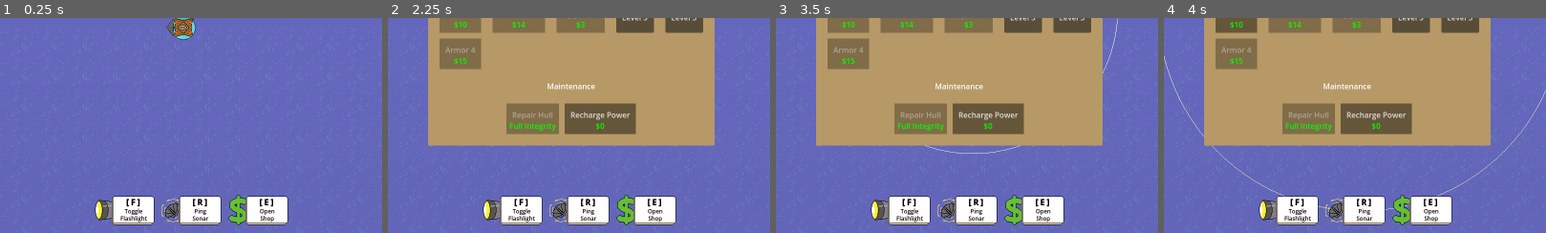
Above: before the commit, frames 1-4 (left to right).
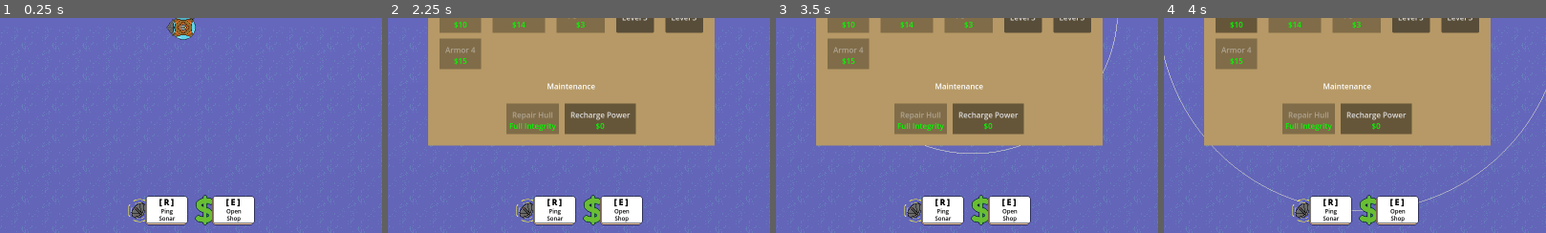
Above: after the commit, the same moments.

Repository: deruitda/ludum-dare-57
Game: Godot game, scene res://scenes/main.tscn
The game is run twice, just before and just after one commit, with the same random seed, the same clock (stepped at 60 frames per second) and the same inputs. Sound files missing from this copy of the repository are replaced by a short silence.
Inputs (mouse positions are % of the whole screen's width and height, from its top left):
- Up to frame 1 (0.25 s): no input
- Up to frame 2 (2.25 s): click (42, 92) at 0.5 s, where only the run before the commit has a clickable "Toggle Flashlight"; click "Ping Sonar" at 1.25 s; click "Open Shop" at 2 s
- Up to frame 3 (3.5 s): click "Sell Cargo" at 2.75 s
- Up to frame 4 (4 s): click "Armor 2" at 3.5 s
The pictures show only the part of the screen within x 26-76%, y 48-98%; the shares and areas given below are measured in that part.

The runs differ from the first frame. In frame 1, 5.8% of the frame differs, in the area x 24-76%, y 82-97%; in frame 2, 5.8%; in frame 3, 5.8%; in frame 4, 5.8%.

Commit message:
push and play test

Diff:
--- a/scenes/hud/hud.gd
+++ b/scenes/hud/hud.gd
@@ -2,14 +2,18 @@
 
 @onready var collected_money_rich_text = %CollectedMoneyRichText
 @onready var open_store_button = %OpenStoreButton
+@onready var toggle_flashlight_button: TextureButton = %ToggleFlashlightButton
 
 func _ready() -> void:
 	SignalBus.money_collected_updated.connect(_on_signal_money_collected_updated)
 	SignalBus.player_entered_shop_area.connect(_on_player_entered_shop_area)
 	SignalBus.player_exited_shop_area.connect(_on_player_exited_shop_area)
+	SignalBus.purchase_completed.connect(_on_purchase_complete)
 	set_collected_money_rich_text()
 
-
+func _on_purchase_complete(shop_item: ShopItemResource):
+	if shop_item.item_resource is FlashlightResource:
+		toggle_flashlight_button.visible = true
 func _on_signal_money_collected_updated() -> void:
 	set_collected_money_rich_text()
 
--- a/scenes/hud/hud.tscn
+++ b/scenes/hud/hud.tscn
@@ -112,11 +112,11 @@
 
 [node name="ToggleFlashlightButton" type="TextureButton" parent="MarginContainer/ActionButtonsContainer"]
 unique_name_in_owner = true
+visible = false
 layout_mode = 2
 size_flags_horizontal = 3
 mouse_default_cursor_shape = 2
 texture_normal = ExtResource("8_mq0y1")
-script = ExtResource("4_0bx4p")
 
 [node name="RichTextLabel" type="RichTextLabel" parent="MarginContainer/ActionButtonsContainer/ToggleFlashlightButton"]
 layout_mode = 1
